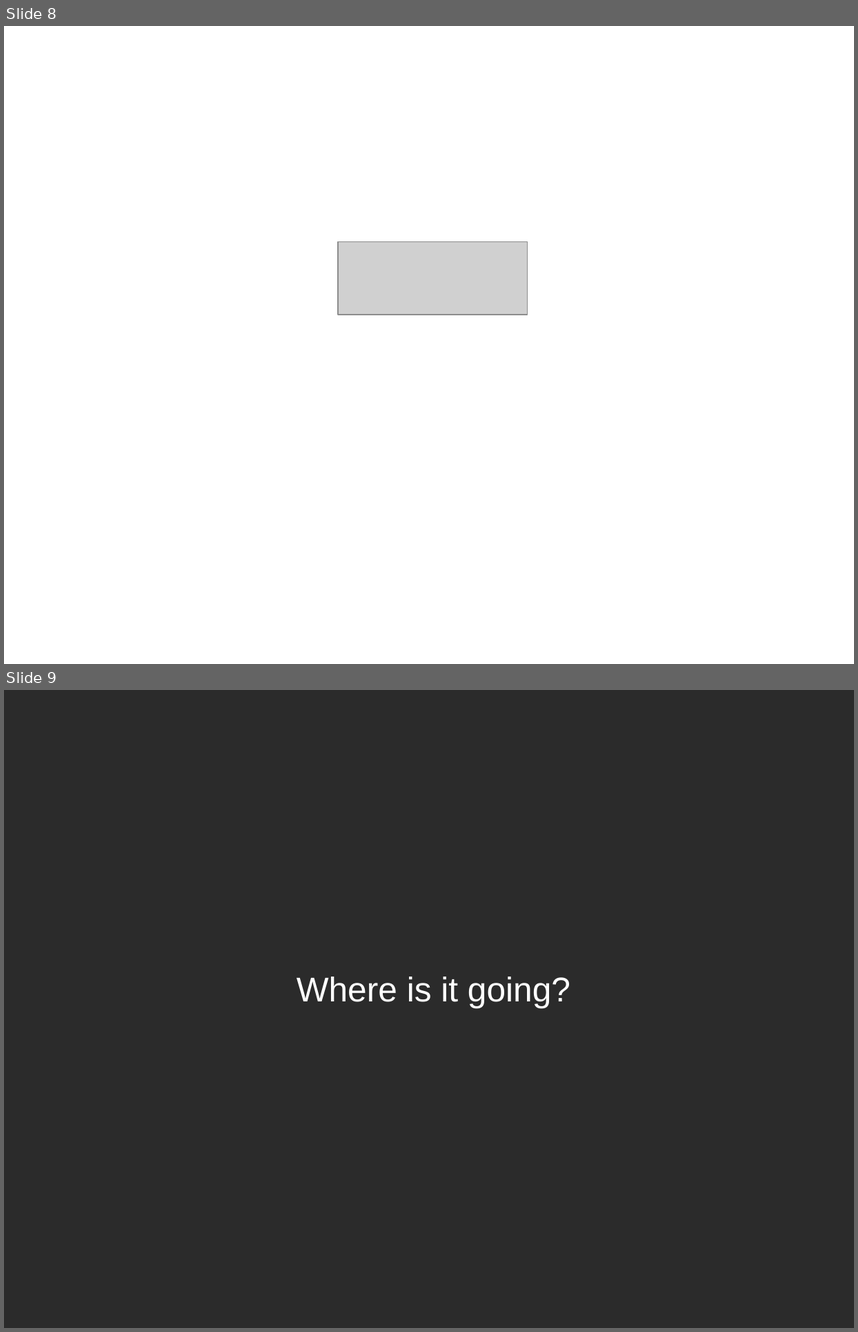
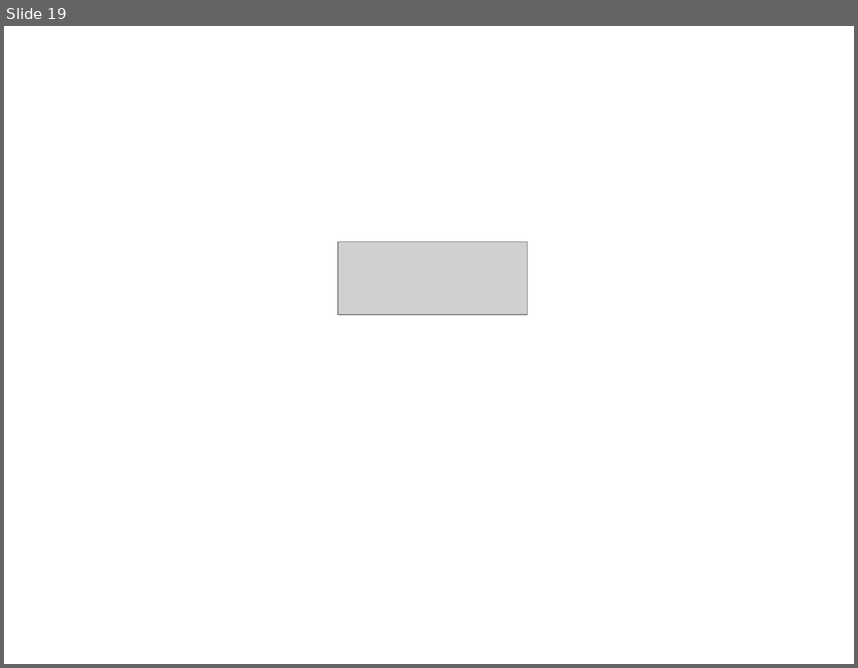
Before and after one commit to ruebot/SuperConference-2011---Cloud-computing, a slide deck: sc-2011-local-clouds.odp. Shown one above the other, each under a label of ours: slides 8 and 9 before the commit, slide 19 after it. The pictures are 858x1332 and 858x668 pixels, drawn with LibreOffice and Linux fonts; fonts in the diff are those of the drawing; grey boxes stand for pictures; background and template pictures are left out; a plain dark background stands for a picture behind light text. Boxes give left, top, right and bottom in pixels: in the first picture for what was removed or moved away, otherwise in the second. Text is boxed around its words. In the diff, an @@ line names an element or a change of style, - is before the commit and + after.

```diff
--- a/sc-2011-local-clouds.odp
+++ b/sc-2011-local-clouds.odp
@@ slide 9 removed at [4, 690, 854, 1328], background picture (left out) @@
@@ subtitle removed at [297, 976, 570, 1007] @@
-Where is it going?
@@ what was slide 8 is now slide 19 @@
```
Also in this commit, not shown: 3 slides added, 1 other slide removed.
